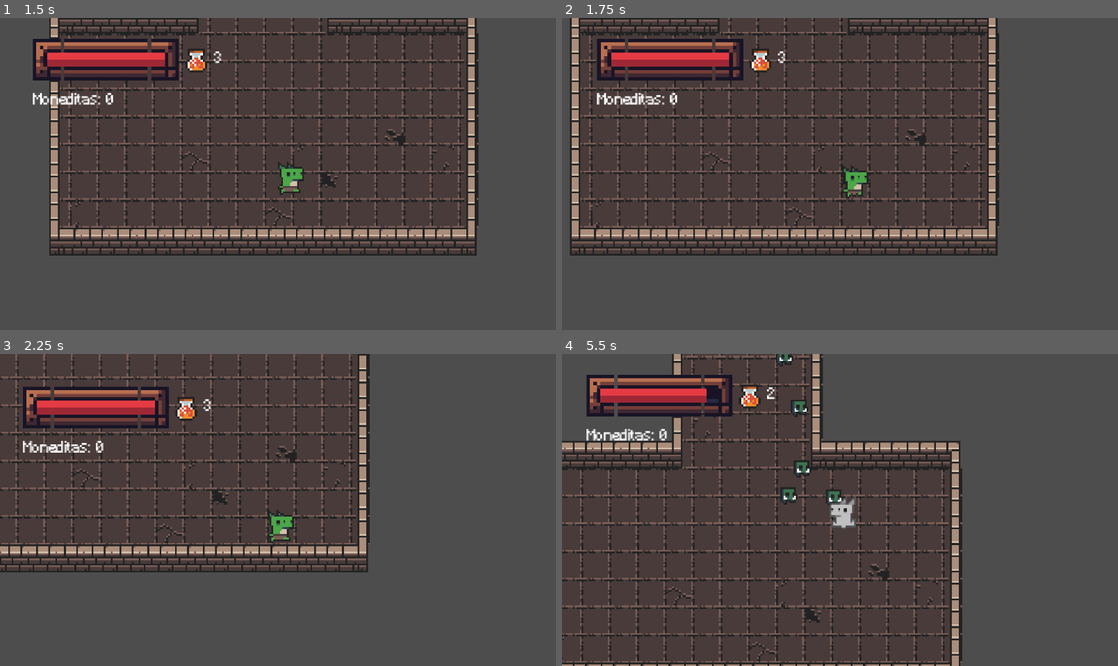
Above: before the commit, frames 1-4 (two rows, left to right).
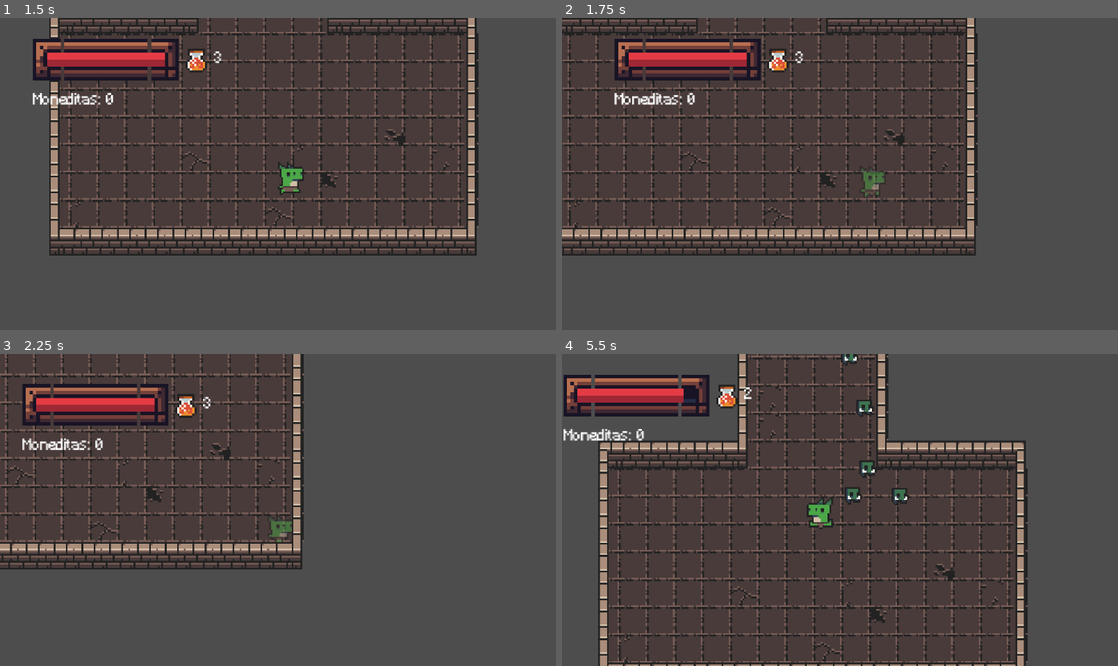
Above: after the commit, the same moments.

Repository: yoltzinbur/prueba-roguelike
Game: Godot game, scene res://Utilities/UI/MainMenu/MainMenu.tscn
Same seed, same stepped clock (60 frames per second), same inputs: the game is played once before the commit and once after it.
Inputs (mouse positions are in pixels of both pictures, inside the frame that each line leads up to):
- Up to frame 1 (1.5 s): click "START" at 0.5 s; tap Enter (enter) at 1.25, 1.35 s; move the mouse to (400, 158) at 1.27 s; hold D (right) from 1.28 s (still down)
- Up to frame 2 (1.75 s): keep holding D (right); tap Space (dodge, bound only after the commit) at 1.55 s
- Up to frame 3 (2.25 s): move the mouse to (166, 525) at 2.02 s; release D (right) at 2.03 s; hold S (down) from 2.03 s (still down); tap Space (dodge, bound only after the commit) at 2.1 s
- Up to frame 4 (5.5 s): tap Enter (enter) at 2.3, 3.6, 5.3 s; move the mouse to (895, 441) at 2.77 s; release S (down) at 2.78 s; hold D (right) 2.78-3.53 s; click (895, 441) at 2.85 s; tap Space (dodge, bound only after the commit) at 3.05, 4.55, 5.1 s; move the mouse to (812, 572) at 3.52 s; hold W (up) 3.53-4.28 s; move the mouse to (1006, 556) at 4.27 s; hold A (left) from 4.28 s (still down); tap R (heal) at 4.35 s; move the mouse to (673, 463) at 5.02 s

Frame 1 is identical in both runs. In frame 2, 17% of the frame differs, in the area x 0-79%, y 0-77%; in frame 3, 19%; in frame 4, 24%, in the area x 0-84%, y 0-100%.

Commit message:
Hacer esquive del player funcional :D

Diff:
--- /dev/null
+++ b/Common/StateMachine/States/dodge.gd
@@ -0,0 +1,41 @@
+extends State
+
+@export var dodge_duration: float = 0.3
+@export var dodge_speed: float = 250.0
+
+var dodge_direction: Vector2 = Vector2.ZERO
+var time_elapsed: float = 0.0
+var hurtbox: Area2D
+
+func enter(args := {}):
+	time_elapsed = 0.0
+	hurtbox = target.get_node_or_null("HurtBox")
+
+	dodge_direction = input_component.input_motion if input_component else Vector2.ZERO
+	if dodge_direction == Vector2.ZERO:
+		dodge_direction = Vector2.RIGHT if anim.scale.x >= 0 else Vector2.LEFT
+	dodge_direction = dodge_direction.normalized()
+
+	if hurtbox:
+		hurtbox.set_deferred("monitoring", false)
+
+	anim.modulate = Color(1, 1, 1, 0.5)
+
+	if anim and anim.sprite_frames.has_animation("walk"):
+		anim.play("walk")
+
+func state_physics_process(delta: float) -> void:
+	time_elapsed += delta
+
+	if time_elapsed >= dodge_duration:
+		transitioned.emit(self, "Idle", {})
+		return
+
+	target.velocity = dodge_direction * dodge_speed
+	target.move_and_slide()
+
+func exit():
+	if hurtbox:
+		hurtbox.set_deferred("monitoring", true)
+
+	anim.modulate = Color(1, 1, 1, 1)
--- a/Common/StateMachine/States/idle.gd
+++ b/Common/StateMachine/States/idle.gd
@@ -18,6 +18,9 @@
 		if input_component.input_heal:
 			transitioned.emit(self, "Heal", {})
 
+		if input_component.input_dodge:
+			transitioned.emit(self, "Dodge", {})
+
 func _on_damaged():
 	transitioned.emit(self, "Hit", {})
 
--- a/Common/StateMachine/States/walk.gd
+++ b/Common/StateMachine/States/walk.gd
@@ -33,6 +33,9 @@
 	if input_component.input_heal:
 		transitioned.emit(self, "Heal", {})
 
+	if input_component.input_dodge:
+		transitioned.emit(self, "Dodge", {})
+
 	adjust_hitbox_position()
 
 func _on_damaged():
--- a/Entities/Player/Player.tscn
+++ b/Entities/Player/Player.tscn
@@ -12,6 +12,7 @@
 [ext_resource type="Script" uid="uid://osrelb7hxxqf" path="res://Entities/Scripts/Character/Nodes/player_input_component.gd" id="8_l2mqv"]
 [ext_resource type="Texture2D" uid="uid://e2m2xfq5detb" path="res://Entities/Player/Art/flask_big_red.png" id="8_l8a7u"]
 [ext_resource type="Texture2D" uid="uid://1v5jq64xrp5e" path="res://Entities/Player/Art/Player.png" id="8_laxle"]
+[ext_resource type="Script" uid="uid://dqhgujueriu8i" path="res://Common/StateMachine/States/dodge.gd" id="9_gbla8"]
 [ext_resource type="Texture2D" uid="uid://dub8idpg2slm1" path="res://Entities/Player/Art/lizard_m_idle_anim_f0.png" id="9_laxle"]
 [ext_resource type="Texture2D" uid="uid://b4l2rcdmra08d" path="res://Entities/Player/Art/lizard_m_idle_anim_f1.png" id="10_l8a7u"]
 [ext_resource type="Texture2D" uid="uid://bo3t8d0gdfwyu" path="res://Entities/Player/Art/lizard_m_idle_anim_f2.png" id="11_3wmxr"]
@@ -202,6 +203,9 @@
 [node name="Hit" type="Node" parent="StateMachine" unique_id=1381201182]
 script = ExtResource("7_tepoh")
 
+[node name="Dodge" type="Node" parent="StateMachine" unique_id=1717315949]
+script = ExtResource("9_gbla8")
+
 [node name="HealthComponent" type="Node" parent="." unique_id=203472699 node_paths=PackedStringArray("animatedSprite")]
 script = ExtResource("12_laxle")
 MAX_HEALTH = 50
--- a/Entities/Scripts/Character/Classes/input_component.gd
+++ b/Entities/Scripts/Character/Classes/input_component.gd
@@ -5,3 +5,4 @@
 var input_action = false
 var input_attack = false
 var input_heal = false
+var input_dodge = false
--- a/Entities/Scripts/Character/Nodes/player_input_component.gd
+++ b/Entities/Scripts/Character/Nodes/player_input_component.gd
@@ -6,6 +6,7 @@
 	input_attack = Input.is_action_just_pressed("attack")
 	input_heal = Input.is_action_just_pressed("heal")
 	input_action = Input.is_action_just_pressed("enter")
+	input_dodge = Input.is_action_just_pressed("dodge")
 
 	if input_motion != Vector2.ZERO:
 		TutorialManager.registrar_accion("moverse")
--- a/project.godot
+++ b/project.godot
@@ -89,6 +89,11 @@
 "events": [Object(InputEventKey,"resource_local_to_scene":false,"resource_name":"","device":-1,"window_id":0,"alt_press …(195 unchanged characters)…
 ]
 }
+dodge={
+"deadzone": 0.2,
+"events": [Object(InputEventKey,"resource_local_to_scene":false,"resource_name":"","device":-1,"window_id":0,"alt_pressed":false,"shift_pressed":false,"ctrl_pressed":false,"meta_pressed":false,"pressed":false,"keycode":0,"physical_keycode":32,"key_label":0,"unicode":32,"location":0,"echo":false,"script":null)
+]
+}
 
 [layer_names]
 
Not shown, added: Common/StateMachine/States/dodge.gd.uid
Not shown: 1 places in Entities/Player/Player.tscn that only renumber resources
Not shown, changed: Common/Docs/architecture.md
Not shown, changed: Common/Docs/context.md
Not shown, changed: Common/Docs/data_and_save.md
Not shown, removed: tasks_backlog.md
